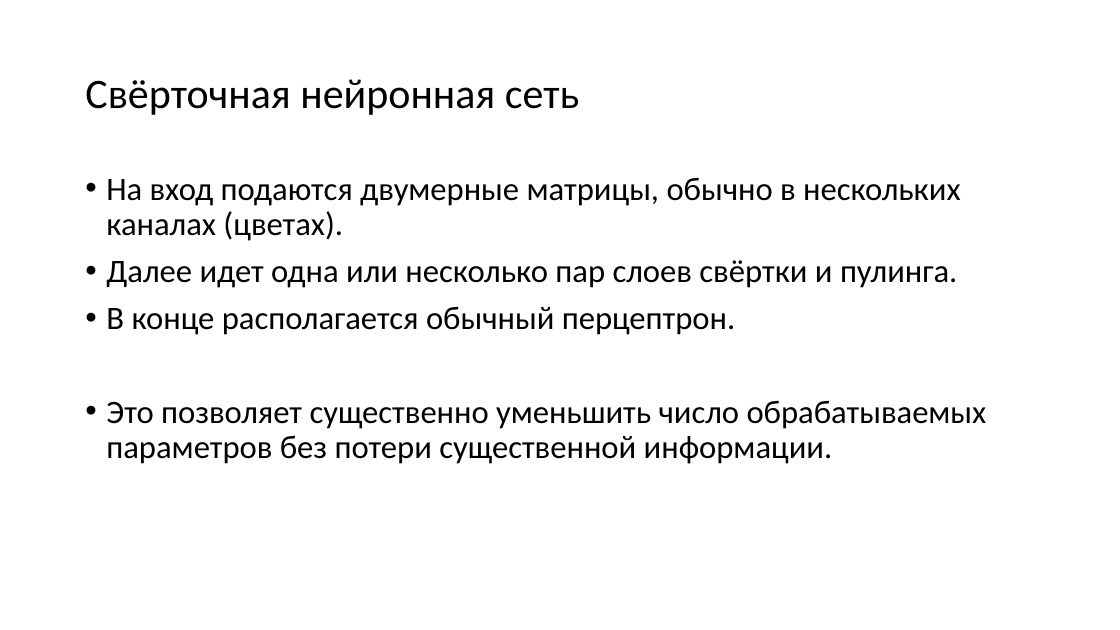
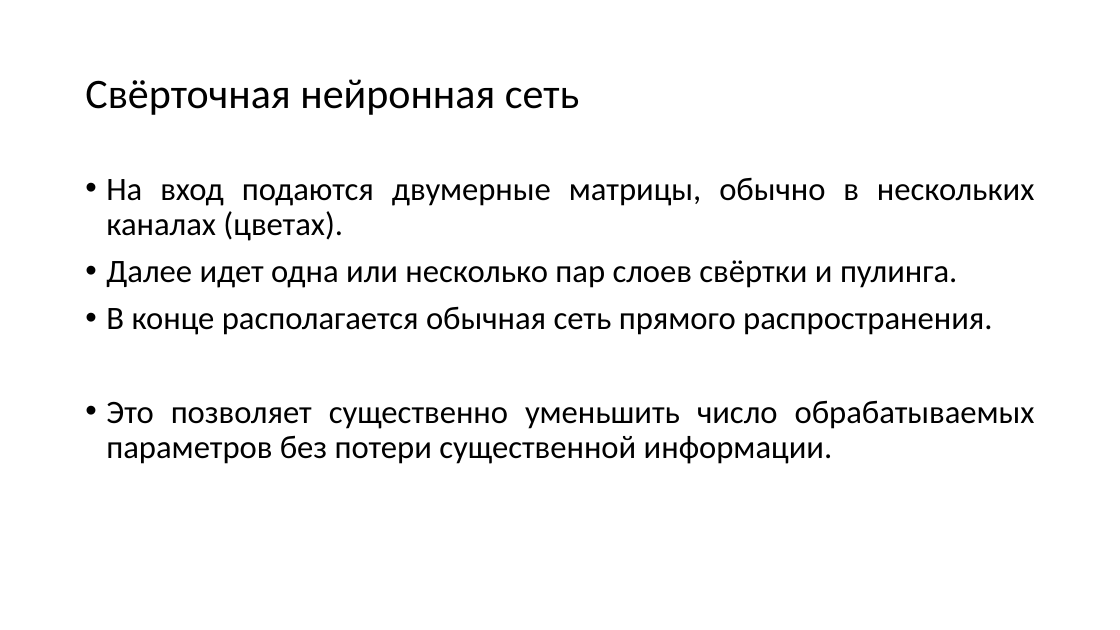
Before and after one commit to mosalov/AI_main_lectures, a slide deck: slide 23 of Лекция 13.pptx. Drawn at 1120x630 pixels with LibreOffice and Linux fonts; fonts in the diff are those of the drawing. Boxes give left, top, right and bottom in pixels: in the first picture for what was removed or moved away, otherwise in the second. Text is boxed around its words. In the diff, an @@ line names an element or a change of style, - is before the commit and + after.

```diff
--- a/Лекция 13.pptx
+++ b/Лекция 13.pptx
@@ text at (106,177,1035,464): alignment left to justified @@
@@ text at (106,306,993,335): text changed @@
-• В конце располагается обычный перцептрон.
+• В конце располагается обычная сеть прямого распространения.
```
Also in this commit, not shown: 13 other slides changed, 1 slide added, 1 other file.
